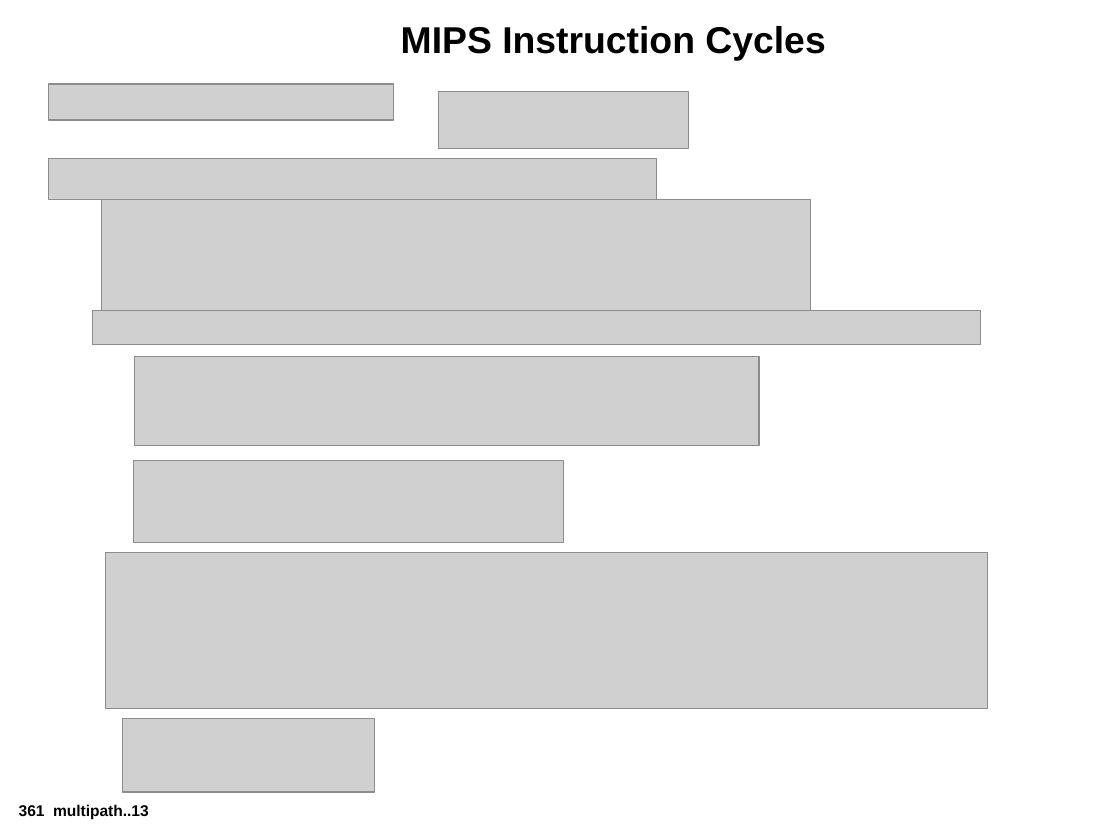
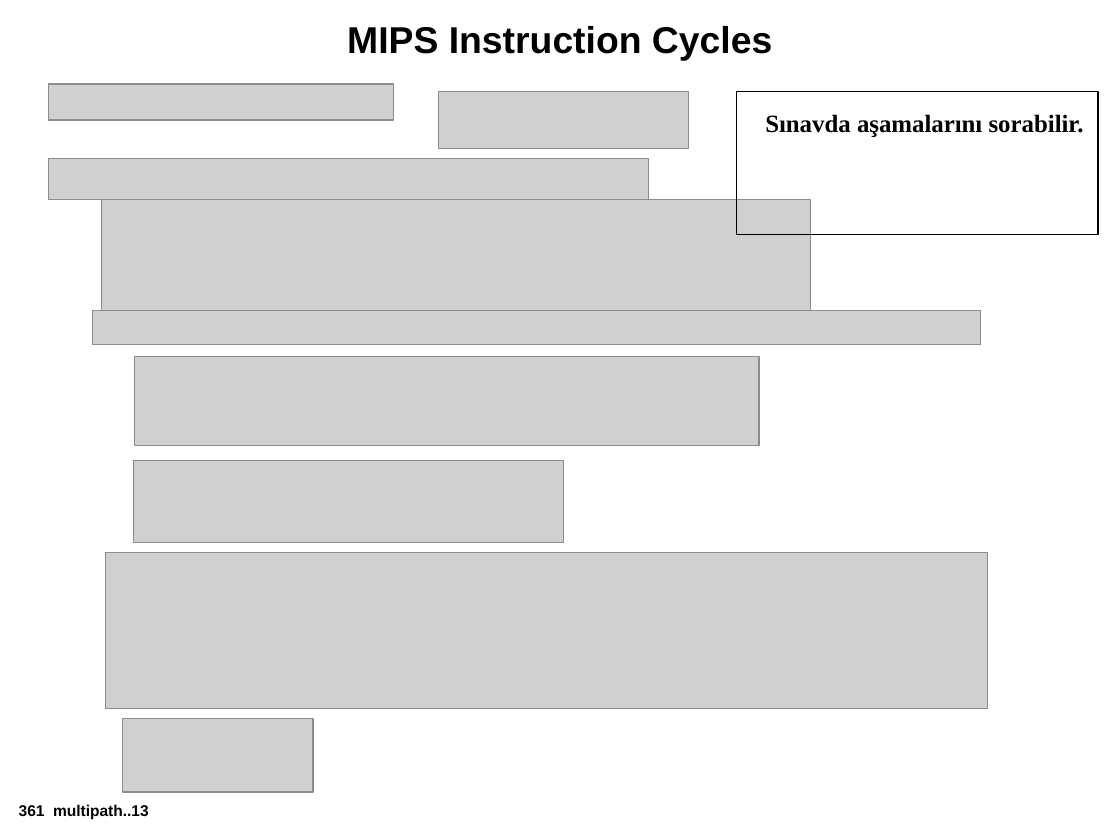
Before and after one commit to afozbek/2019-Bahar, a slide deck: slide 13 of Bilgisayar-Mimarisi-Slaytlar/Bolum_5_MultiCycleProcessor.ppt. Drawn at 1120x840 pixels with LibreOffice and Linux fonts; fonts in the diff are those of the drawing; grey boxes stand for pictures. Boxes give left, top, right and bottom in pixels: in the first picture for what was removed or moved away, otherwise in the second. Text is boxed around its words. In the diff, an @@ line names an element or a change of style, - is before the commit and + after.

```diff
--- a/Bilgisayar-Mimarisi-Slaytlar/Bolum_5_MultiCycleProcessor.ppt
+++ b/Bilgisayar-Mimarisi-Slaytlar/Bolum_5_MultiCycleProcessor.ppt
@@ title "MIPS Instruction Cycles": place and size @@
-title "MIPS Instruction Cycles" at [401,26,825,60]
+title "MIPS Instruction Cycles" at [347,26,772,60]
@@ rectangle added at [736,92,1098,235], outline #000000 0.99 pt @@
@@ text added at [765,114,1084,137], 16 pt, text #000000, bold @@
+Sınavda aşamalarını sorabilir.
@@ picture: place and size @@
-picture at [48,159,656,199]
+picture at [48,159,648,199]
@@ picture: place and size @@
-picture at [123,718,375,792]
+picture at [123,718,314,792]
```
Also in this commit, not shown: 5 other slides changed, 6 slides added, 6 slides removed, 3 other files.
